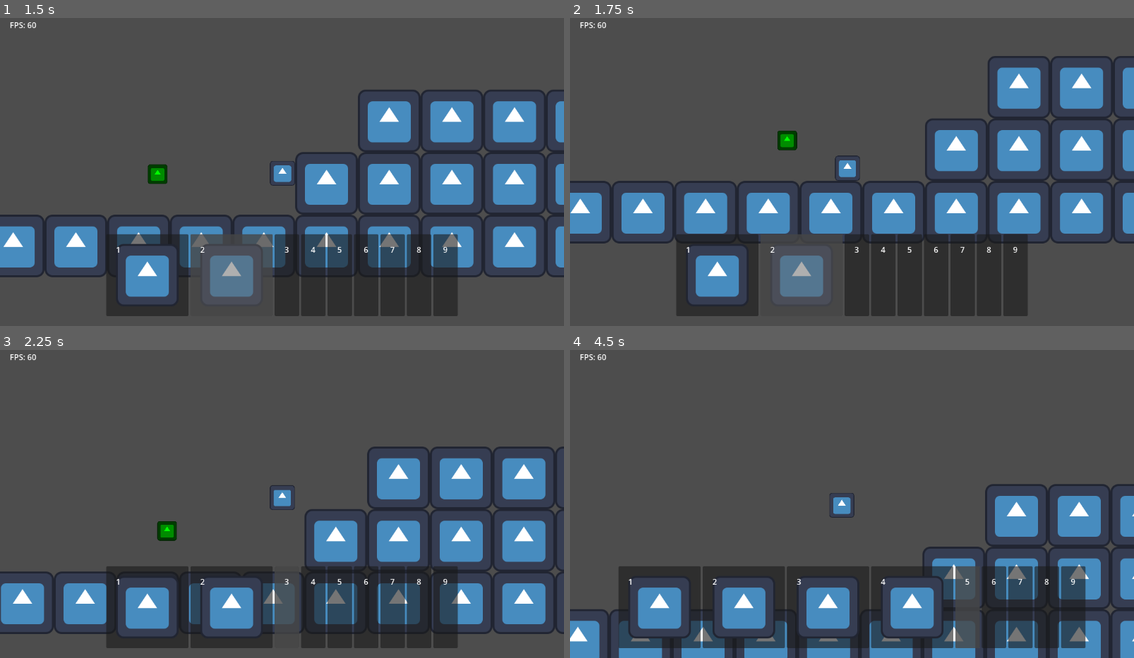
Above: before the commit, frames 1-4 (two rows, left to right).
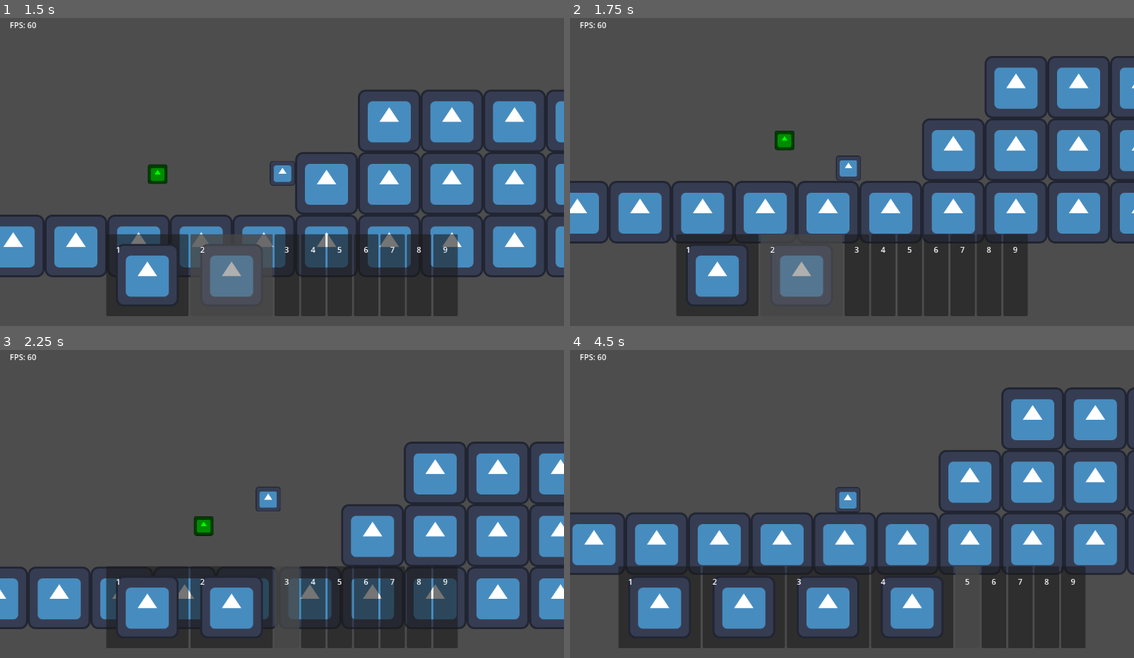
Above: after the commit, the same moments.

Repository: TheHumanMRP/RPG-Life-Tracker
Game: Godot game, scene res://Folders/Systems/Main/Scenes/main_scene.tscn
The game is run twice, just before and just after one commit, with the same random seed, the same clock (stepped at 60 frames per second) and the same inputs. The engine's default icon, where the game draws it, is replaced by a stand-in: a white triangle on a blue panel in a dark square.
Inputs (mouse positions are in pixels of both pictures, inside the frame that each line leads up to):
- Up to frame 1 (1.5 s): move the mouse to (174, 276) at 0.52 s; hold D (move_right) from 0.53 s (still down); tap Space (jump) at 0.6, 0.77, 1.07 s; click (174, 276) at 0.67 s; move the mouse to (231, 276) at 1.27 s; tap I (add_test_sword) at 1.35 s; click (231, 276) at 1.42 s
- Up to frame 2 (1.75 s): keep holding D (move_right); tap Space (jump) at 1.52, 1.55 s
- Up to frame 3 (2.25 s): tap Space (jump) at 1.82, 2.1 s; move the mouse to (287, 608) at 2.02 s; release D (move_right) at 2.03 s; hold A (move_left) from 2.03 s (still down); click (287, 608) at 2.17 s
- Up to frame 4 (4.5 s): move the mouse to (885, 608) at 2.77 s; release A (move_left) at 2.78 s; hold D (move_right) 2.78-4.28 s; tap I (add_test_sword) at 2.85, 4.35 s; click (885, 608) at 2.92 s; tap Space (jump) at 3.02, 3.05, 3.32, 3.6, 3.77, 4.07 s; move the mouse to (936, 608) at 3.52 s; click (936, 608) at 3.67 s; move the mouse to (964, 608) at 4.27 s; hold A (move_left) from 4.28 s (still down); click (964, 608) at 4.42 s

Frame 1 is identical in both runs. In frame 2, 6.2% of the frame differs, in the area x 0-100%, y 12-74%; in frame 3, 19%; in frame 4, 28%, in the area x 0-100%, y 12-100%.

Commit message:
Auto commit at 2026-07-08 16:27:54

Diff:
--- a/Folders/Components/movement_component.gd
+++ b/Folders/Components/movement_component.gd
@@ -65,6 +65,7 @@
 	# Wall Jump
 	if is_on_wall_only and jump:
 		velocity.x = wall_dir * wall_jump_force
+		velocity.y += wall_jump_force / 10
 
 	# Jump
 	if jump and coyote_timer > 0:
